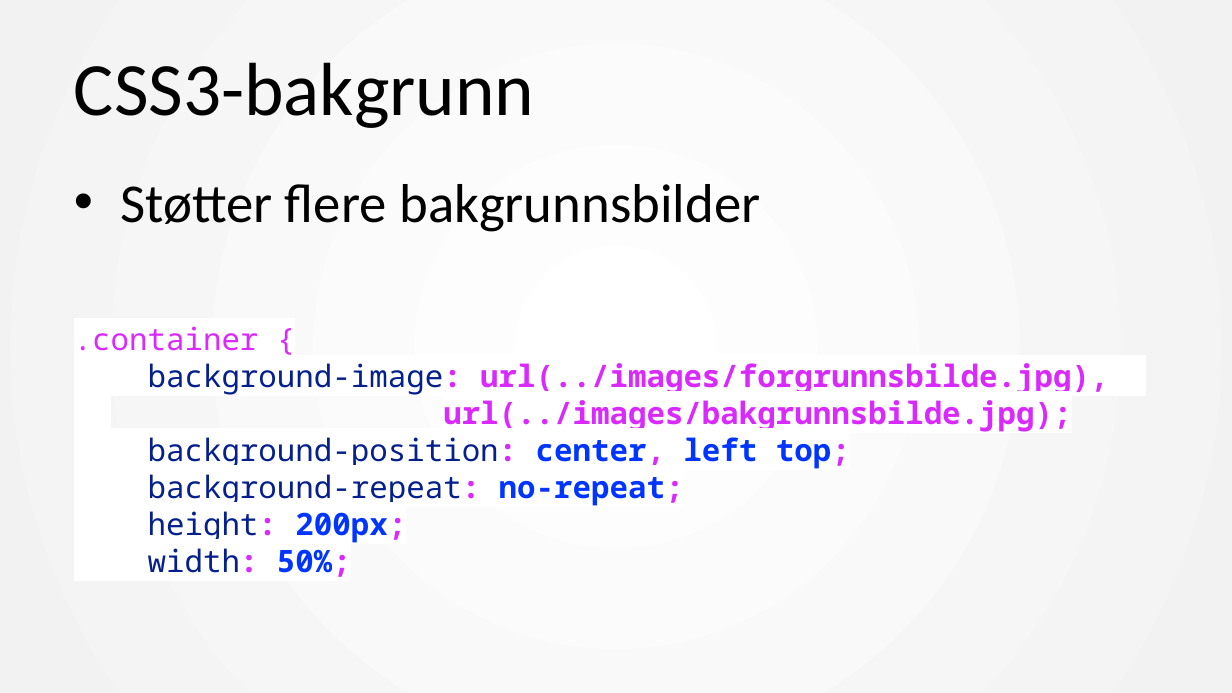
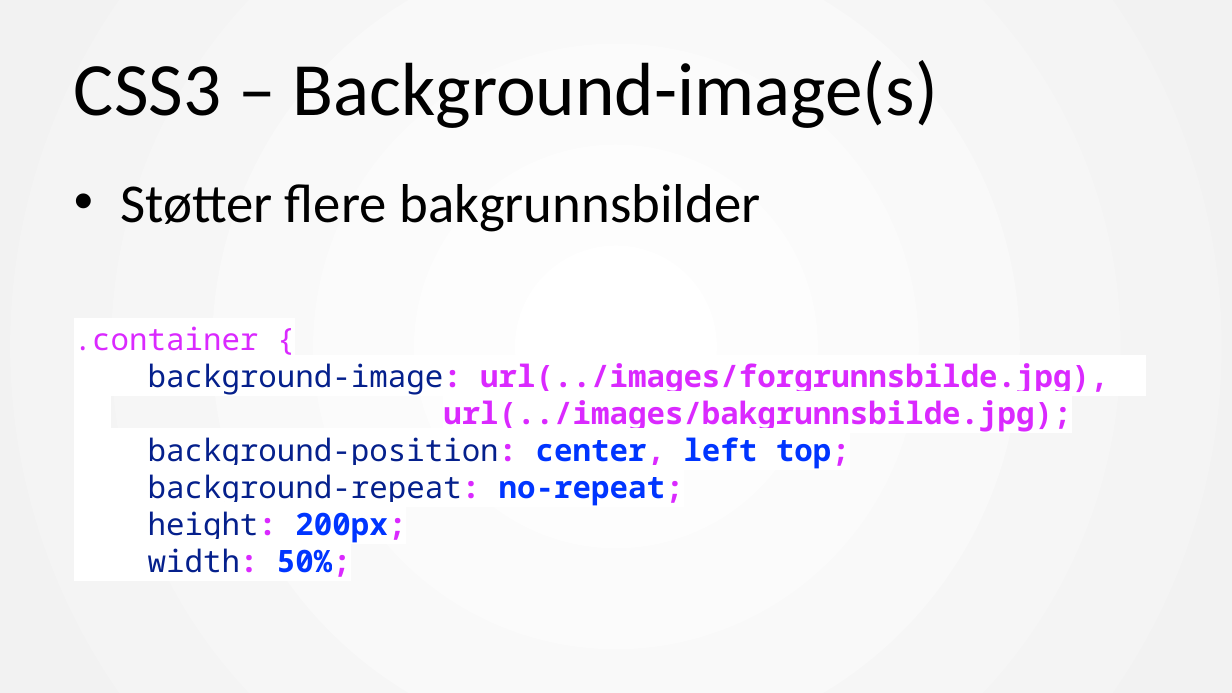
Before and after one commit to mesan/css-kurs, a slide deck: slide 24 of Foiler/1. CSS basic.pptx (slide 23 before the commit). Drawn at 1232x693 pixels with LibreOffice and Linux fonts; fonts in the diff are those of the drawing. Boxes give left, top, right and bottom in pixels: in the first picture for what was removed or moved away, otherwise in the second. Text is boxed around its words. In the diff, an @@ line names an element or a change of style, - is before the commit and + after.

```diff
--- a/Foiler/1. CSS basic.pptx
+++ b/Foiler/1. CSS basic.pptx
@@ title at (74, 60, 938, 128): text changed @@
-CSS3-bakgrunn
+CSS3 – Background-image(s)
```
Also in this commit, not shown: 13 other slides changed, 7 slides added, 5 slides removed, 7 other files.
